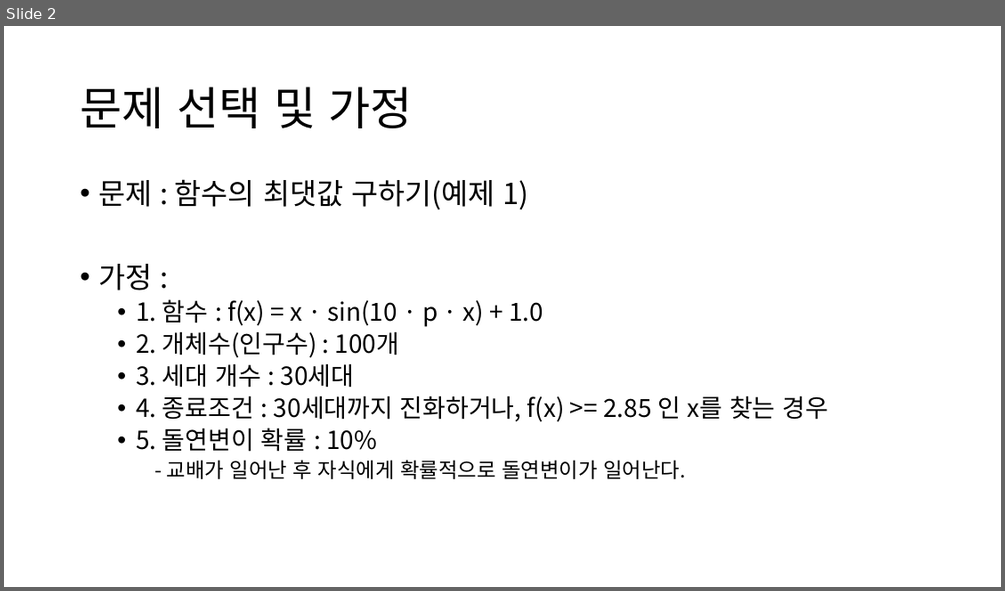
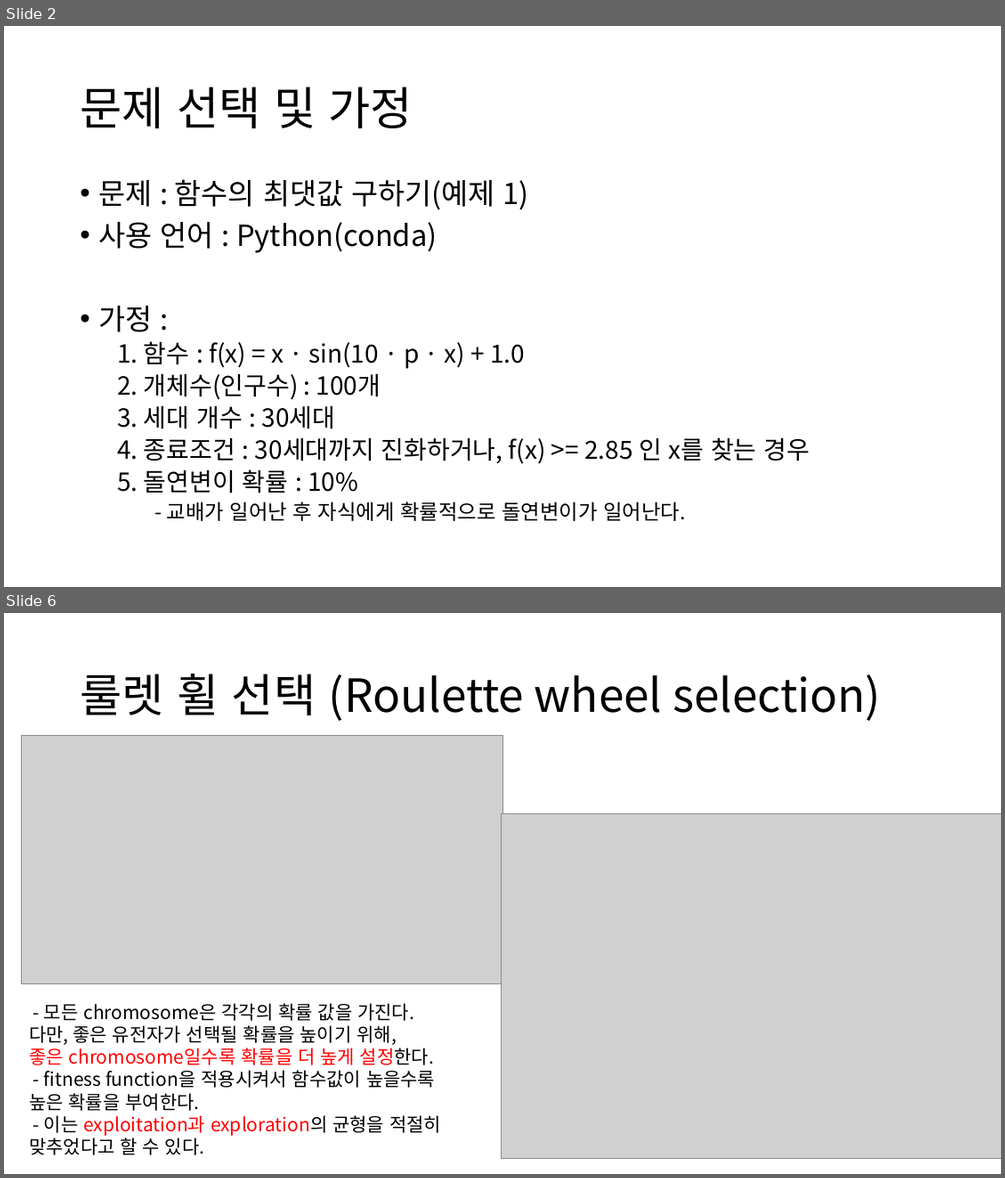
Before and after one commit to hhtboy/GeneticAlgorithm-FindMaxValue, a slide deck: 과제3_2019124206_황현택.pptx. Shown one above the other, each under a label of ours: slide 2 before the commit, slides 2 and 6 after it; the slides between them are not shown. The pictures are 1005x591 and 1005x1178 pixels, drawn with LibreOffice and Linux fonts; fonts in the diff are those of the drawing; grey boxes stand for pictures. Boxes give left, top, right and bottom in pixels: in the first picture for what was removed or moved away, otherwise in the second. Text is boxed around its words. In the diff, an @@ line names an element or a change of style, - is before the commit and + after.

```diff
--- a/과제3_2019124206_황현택.pptx
+++ b/과제3_2019124206_황현택.pptx
@@ slide 6 added at <box>4,613,1001,1174</box>, background #FFFFFF @@
@@ title added at <box>80,674,881,721</box>, 44 pt, text #000000 @@
+룰렛 휠 선택 (Roulette wheel selection)
@@ picture added at <box>22,736,502,984</box> @@
@@ picture added at <box>502,813,1001,1159</box> @@
@@ text added at <box>29,1003,441,1155</box>, 18 pt, text #000000 @@
+- 모든 chromosome은 각각의 확률 값을 가진다.
+다만, 좋은 유전자가 선택될 확률을 높이기 위해,
+좋은 chromosome일수록 확률을 더 높게 설정한다.
+- fitness function을 적용시켜서 함수값이 높을수록
+높은 확률을 부여한다.
+- 이는 exploitation과 exploration의 균형을 적절히
+맞추었다고 할 수 있다.
@@ slide 2 changed as well @@
@@ text at <box>98,222,437,253</box>: paragraph added @@
+• 사용 언어 : Python(conda)
@@ text at <box>117,341,809,493</box>: bullet • to none @@
```
Also in this commit, not shown: 1 other slide changed, 7 other slides added, 1 other file.
